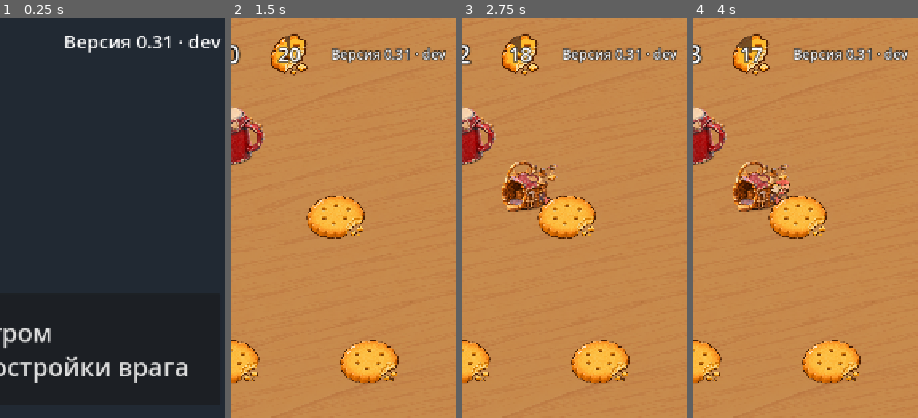
Above: before the commit, frames 1-4 (left to right).
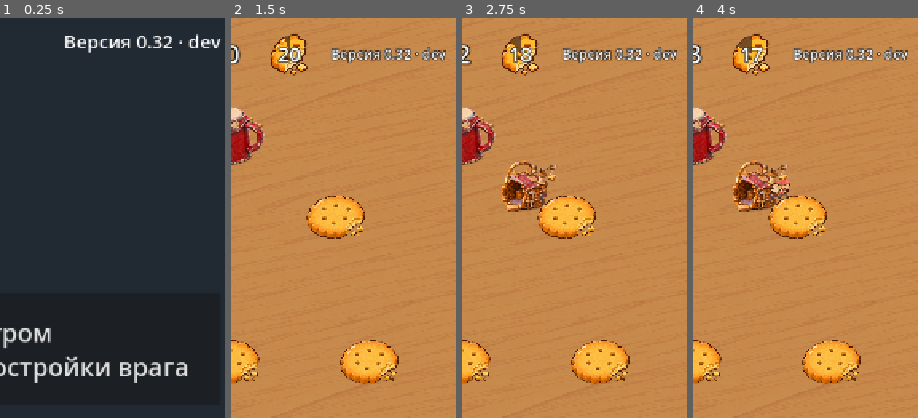
Above: after the commit, the same moments.

Repository: fishert2812/strategy-2d
Game: Godot game, scene res://scenes/main.tscn
Two runs of this game, one before a commit and one after it. Both use one fixed random seed, a clock stepped at 60 frames per second and the inputs below.
Inputs (mouse positions are % of the whole screen's width and height, from its top left):
- Up to frame 1 (0.25 s): no input
- Up to frame 2 (1.5 s): click "Разгром Разрушь все постройки…" at 0.5 s; tap Enter at 1.25 s; move the mouse to (72, 45) at 1.27 s; click (72, 45) at 1.42 s
- Up to frame 3 (2.75 s): drag from (30, 55) to (45, 70) at 2.02 s
- Up to frame 4 (4 s): move the mouse to (60, 28) at 2.77 s; click (60, 28) at 2.92 s; drag from (45, 70) to (20, 35) at 3.52 s
The pictures show only the part of the screen within x 50-100%, y 0-50%; the shares and areas given below are measured in that part.

The runs differ from the first frame. In frame 1, less than 0.1% of the frame differs, in the area x 72-77%, y 4-8%; in frame 2, less than 0.1%; in frame 3, 0.1%, in the area x 36-80%, y 7-47%; in frame 4, 0.1%.

Commit message:
Спокойные тропы: пунктир в покое, оживают на свисток и пока тянешь, стрелка у цели; версия 0.32
Co-Authored-By: Claude Opus 5.5 <noreply@anthropic.com>
Claude-Session: https://claude.ai/code/session_019VbyzFae5xLzL824rEKy7F

Diff:
--- a/data/look.json
+++ b/data/look.json
@@ -63,6 +63,15 @@
   "_route_settle": "За сколько секунд нарисованная тропа после отпускания подтягивается в чистую форму.",
   "route_settle": 0.25,
   "path_width": 10,
+  "_trail": "Тропы на столе. В покое — пунктир карандашом: war — боевая (казарма), mine — добытчиков (лагерь, в покое не видна); width — толщина, alpha — прозрачность, dash — чёрточка и просвет. pencil — насколько темнее цвета команды. wave — свисток: боевые тропы time секунд толще (width) и ярче (alpha), пунктир бежит со скоростью flow. arrow — длина стрелки на конце боевой тропы. planning — насколько проступают все тропы, пока игрок тянет новую (0 — как в покое, 1 — как на свистке).",
+  "trail": {
+    "war": {"width": 5, "alpha": 0.7, "dash": [14, 9]},
+    "mine": {"width": 4, "alpha": 0.0, "dash": [6, 8]},
+    "planning": 0.6,
+    "wave": {"time": 3.0, "width": 8, "alpha": 0.95, "flow": 70},
+    "pencil": 0.25,
+    "arrow": 14
+  },
   "path_edge": {
     "color": "#3B2414",
     "width": 15
--- a/data/version.json
+++ b/data/version.json
@@ -1,3 +1,3 @@
 {
-	"number": "0.31"
+	"number": "0.32"
 }
--- a/scripts/battle.gd
+++ b/scripts/battle.gd
@@ -26,6 +26,7 @@
 var _last := ""
 var _units := {}
 var _lines := {}
+var _whistled := -99.0  # когда был свисток: от него бежит волна по боевым тропам
 ## Тропа, которая после отпускания подтягивается в чистую форму: казарма и линия под пальцем.
 var _settle := {}
 var _loaded := []
@@ -72,6 +73,7 @@
 	_sprites.clear()
 	_units.clear()
 	_lines.clear()
+	_whistled = -99.0
 	_drag = {}
 	_pick({})
 	ghost.hide()
@@ -142,17 +144,54 @@
 	_sync_units(dt)
 
 
+## Тропы в покое — тихий пунктир карандашом: видны, но не шумят; тропы добытчиков в покое не видны.
+## Пока игрок тянет тропу, проступают все тропы стола.
+## Боевая оживает на свисток: толще, ярче, пунктир бежит туда, куда идёт отряд; на конце — стрелка.
 func _sync_paths() -> void:
 	var seen := {}
+	var wave: Dictionary = look.trail.wave
+	var k: float = clampf((sim.time - _whistled) / wave.time, 0.0, 1.0)
 	for b in sim.buildings:
 		var pts: Array = [b.pos] + b.route if b.kind == "barracks" else [b.pos, b.target.get("pos")]
 		if pts.size() < 2 or pts[-1] == null or b.target.get("gold", 1) <= 0 or b.target.get("hp", 1) <= 0 or is_same(_drag.get("from"), b) or is_same(_settle.get("from"), b):
 			continue
 		seen[b.id] = true
+		var war: bool = b.kind == "barracks"
+		var st: Dictionary = look.trail.war if war else look.trail.mine
 		if not _lines.has(b.id):
-			_lines[b.id] = _line(Color(look.path_colors[b.side]))
-		_points(_lines[b.id], pts)
+			_lines[b.id] = _stroke(Color(look.path_colors[b.side]).darkened(look.trail.pencil), st.width)
+			_lines[b.id].texture = _dash(st.dash, st.width)
+			_lines[b.id].texture_mode = Line2D.LINE_TEXTURE_TILE
+			_lines[b.id].texture_repeat = CanvasItem.TEXTURE_REPEAT_ENABLED
+			$World/Paths.add_child(_lines[b.id])
+			if war:
+				_lines[b.id].add_child(_stroke(_lines[b.id].default_color, st.width))  # стрелка на конце
+		var line: Line2D = _lines[b.id]
+		# Волна свистка по боевым гаснет за wave.time; пока игрок тянет тропу, видны все тропы.
+		var live: float = maxf((1.0 - k) if war else 0.0, look.trail.planning if not _drag.is_empty() else 0.0)
+		line.width = lerpf(st.width, wave.width, live)
+		line.modulate.a = lerpf(st.alpha, wave.alpha, live)
+		# Пунктир бежит: начало уходит назад под постройку на долю периода.
+		var phase: float = fmod((sim.time - _whistled) * wave.flow, st.dash[0] + st.dash[1]) if live > 0.0 else 0.0
+		pts[0] = pts[0] - (pts[1] - pts[0]).normalized() * phase
+		line.points = PackedVector2Array(pts)
+		if war:
+			# Стрелка у края цели, а не под её картинкой.
+			var back: Vector2 = (pts[-2] - pts[-1]).normalized()
+			var tip: Vector2 = pts[-1] + back * (look[b.target.kind].width * 0.4 if b.target.has("kind") else 0.0)
+			back *= look.trail.arrow
+			var arrow: Line2D = line.get_child(0)
+			arrow.width = line.width
+			arrow.points = PackedVector2Array([tip + back + back.orthogonal() * 0.7, tip, tip + back - back.orthogonal() * 0.7])
 	_drop_missing(_lines, seen)
+
+
+## Пунктир: чёрточка и просвет в точках поля (высота картинки равна толщине линии, чтобы шаг не менялся).
+func _dash(dash: Array, width: float) -> Texture2D:
+	var h := maxi(1, int(width))
+	var img := Image.create(int(dash[0] + dash[1]), h, false, Image.FORMAT_RGBA8)
+	img.fill_rect(Rect2i(0, 0, int(dash[0]), h), Color.WHITE)
+	return ImageTexture.create_from_image(img)
 
 
 func _sync_units(dt: float) -> void:
@@ -511,6 +550,7 @@
 		"killed":
 			motion.hop(_units.get(data.get("by")), 2)
 		"whistle":
+			_whistled = sim.time
 			var t := create_tween()
 			t.tween_property(self, "bump", motion.cfg.table_jump.height, motion.cfg.table_jump.time / 2)
 			t.tween_property(self, "bump", 0.0, motion.cfg.table_jump.time / 2)
--- a/tests/test_touch.gd
+++ b/tests/test_touch.gd
@@ -154,3 +154,44 @@
 	var missing := ["nk_warrior_blue_00", "nk_warrior_red_10", "nk_barracks_blue", "tower_archer_blue", "porter_red"].filter(func(f): return not ResourceLoader.has_cached(battle.look.dir + f + ".png"))
 	battle.get_parent().free()
 	return "" if missing.is_empty() else "не загружены заранее: %s" % [missing]
+
+
+## Зачем игроку (Роман 24.11: «все в тропах синих!»): поле спокойное — в покое боевая тропа тонкий бледный
+## пунктир со стрелкой к цели, тропы носильщиков не видны; на свисток боевая тропа толстеет, ярчеет и бежит к цели.
+func test_trails_calm_at_rest_alive_on_whistle() -> String:
+	var battle: Control = await _battle(Vector2i(720, 1281))
+	var sim: Sim = battle.sim
+	var tree := Engine.get_main_loop() as SceneTree
+	sim.gold = [1000, 1000]
+	var camp := sim.build(Sim.PLAYER, "camp", Vector2(250, 830))
+	sim.set_path(camp, Vector2(170, 760))
+	var b := sim.build(Sim.PLAYER, "barracks", Vector2(450, 700))
+	sim.set_route(b, [Vector2(360, 100)])
+	sim.whistle = 15.0
+	await tree.process_frame
+	var tr: Dictionary = battle.look.trail
+	var war: Line2D = battle._lines[b.id]
+	var mine: Line2D = battle._lines[camp.id]
+	var rest := [war.width, war.modulate.a, war.points[0]]
+	var why := ""
+	if mine.modulate.a > 0.01:
+		why = "тропа носильщиков видна в покое"
+	elif rest[0] > tr.war.width or rest[1] > tr.war.alpha or war.texture == null:
+		why = "боевая тропа в покое не тонкий бледный пунктир: %s" % [rest]
+	elif war.get_child(0).points[1].distance_to(b.target.pos) > battle.look.home.width:
+		why = "стрелка не у цели"
+	sim.whistle = 0.01
+	await tree.process_frame
+	await tree.process_frame
+	if why == "" and (war.width <= rest[0] or war.modulate.a <= rest[1]):
+		why = "на свисток боевая тропа не ожила: толщина %.1f, яркость %.2f" % [war.width, war.modulate.a]
+	var shifts := []  # начало пунктира уходит назад, под казарму, на разную долю — значит, чёрточки бегут вперёд
+	for i in 4:
+		sim.time += 0.05
+		await tree.process_frame
+		shifts.append(snappedf(war.points[0].distance_to(b.pos), 0.1))
+	var target: Vector2 = b.target.pos
+	if why == "" and (shifts.max() == 0.0 or war.points[0].distance_to(target) < b.pos.distance_to(target) - 0.1):
+		why = "пунктир не бежит к цели: сдвиги начала %s" % [shifts]
+	battle.get_parent().free()
+	return why
Not shown, changed: CHANGELOG.md
